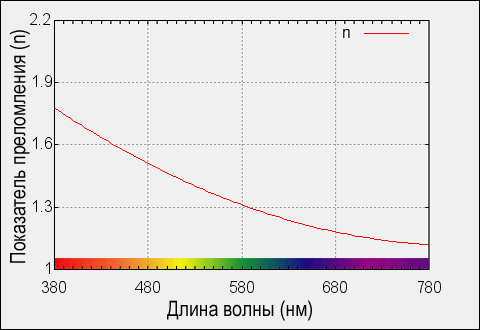
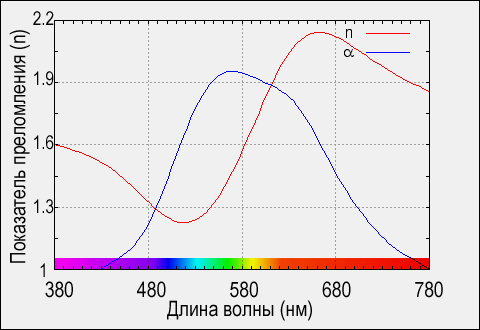
Revision of a layered 480px x 330px image; what changed, layer by layer:
painted on "spectrum" over 55, 258, 429, 269
added layer "380 480 580 680" above "Длина волны (нм)" over 45, 281, 443, 298
added group "Преломление" with 2 layers above "Поглощение" over 30, 11, 54, 277
added layer "2.2 1.9 1.6 1.3 1" (1st of 2, in "Преломление") in group "Преломление" over 33, 11, 54, 277
showed "anom", painted on it over 30, 11, 443, 298
painted on "norm" over 30, 13, 441, 293
